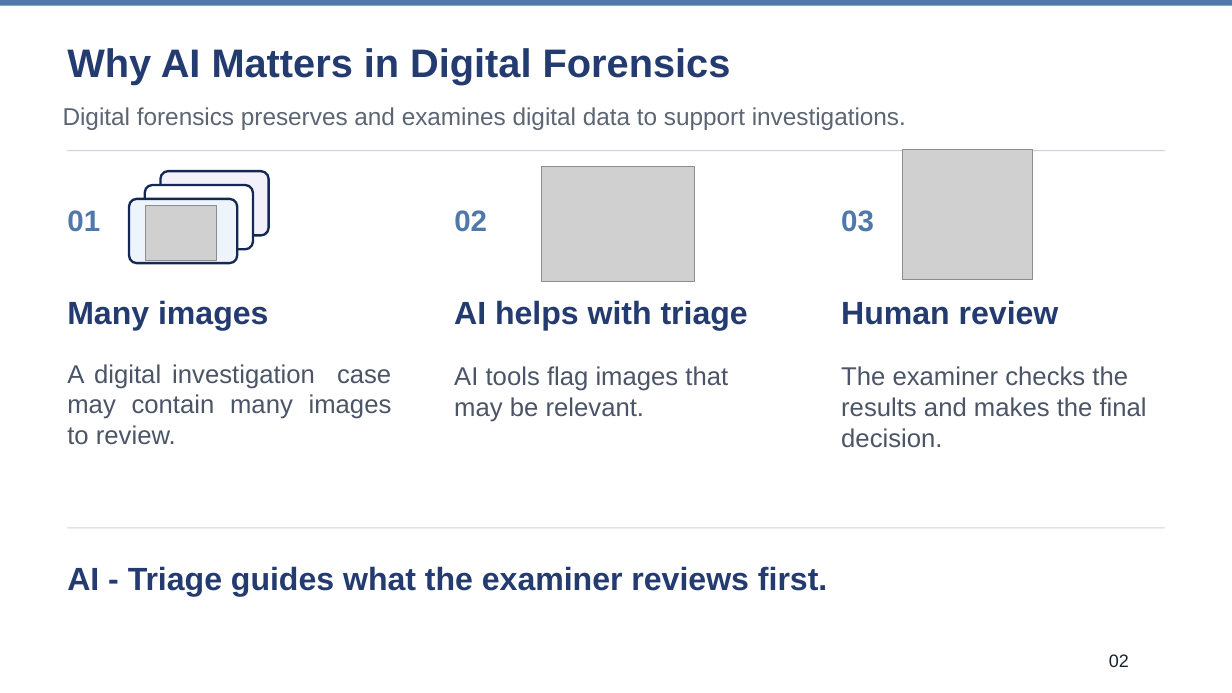
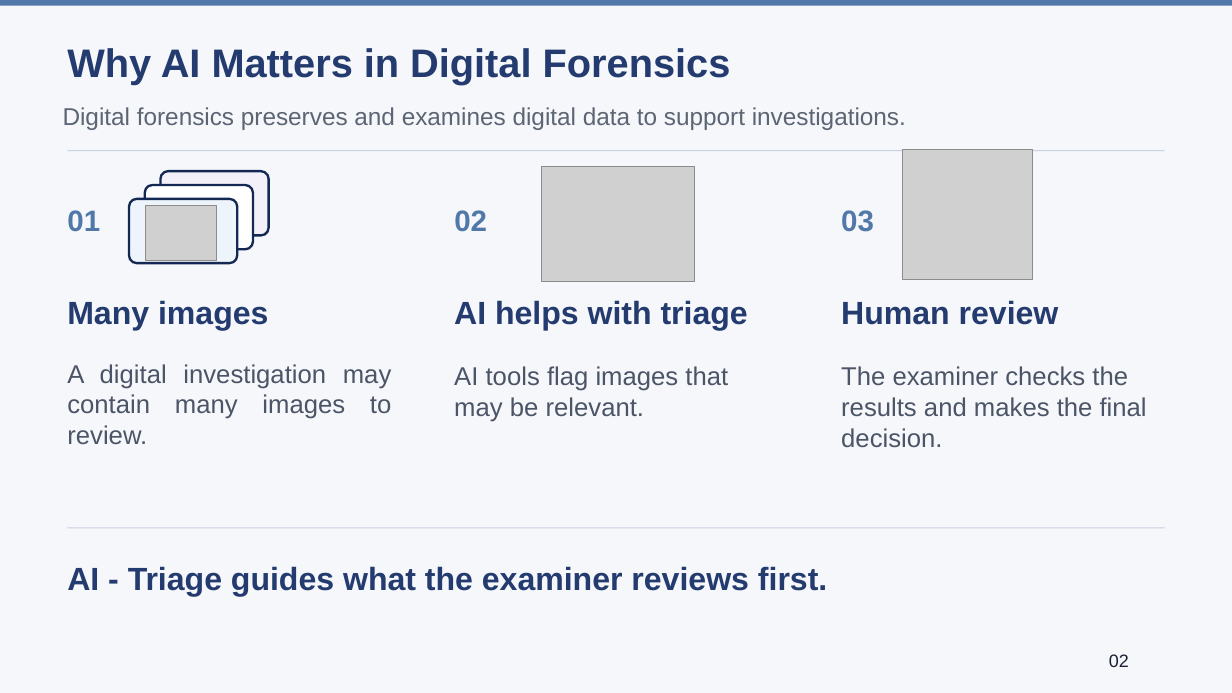
Before and after one commit to lmolinario/Molinario_Thesis_Defense_2026, a slide deck: slide 2 of Molinario_Thesis_Defense_2026.pptx. Drawn at 1232x693 pixels with LibreOffice and Linux fonts; fonts in the diff are those of the drawing; grey boxes stand for pictures. Boxes give left, top, right and bottom in pixels: in the first picture for what was removed or moved away, otherwise in the second. Text is boxed around its words. In the diff, an @@ line names an element or a change of style, - is before the commit and + after.

```diff
--- a/Molinario_Thesis_Defense_2026.pptx
+++ b/Molinario_Thesis_Defense_2026.pptx
@@ background #FFFFFF to #F6F7FA @@
@@ text at box(67, 364, 392, 444): text changed @@
-A digital investigation case may contain many images to review.
+A digital investigation may contain many images to review.
```
Also in this commit, not shown: 11 other slides changed.
